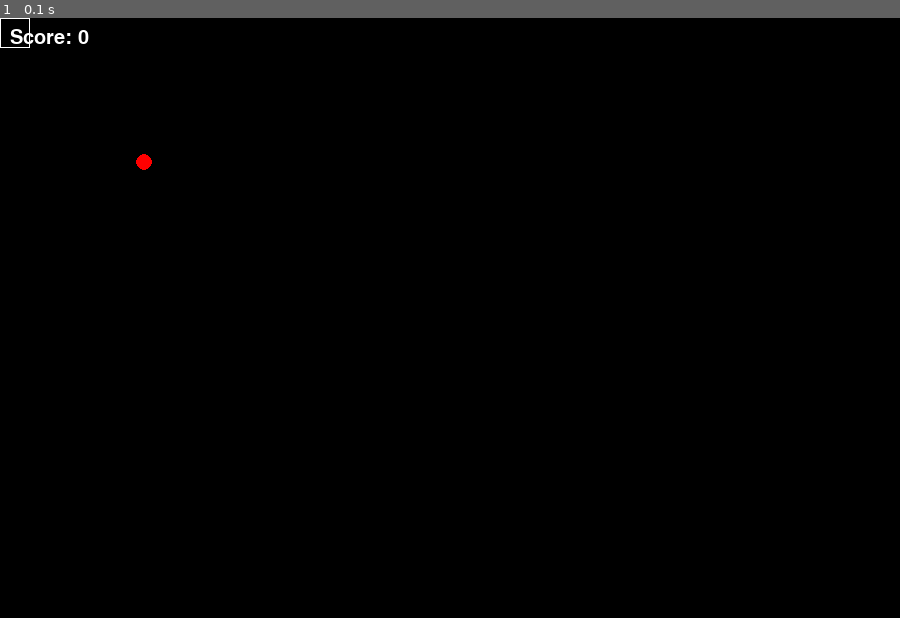
Above: before the commit, frame 1.
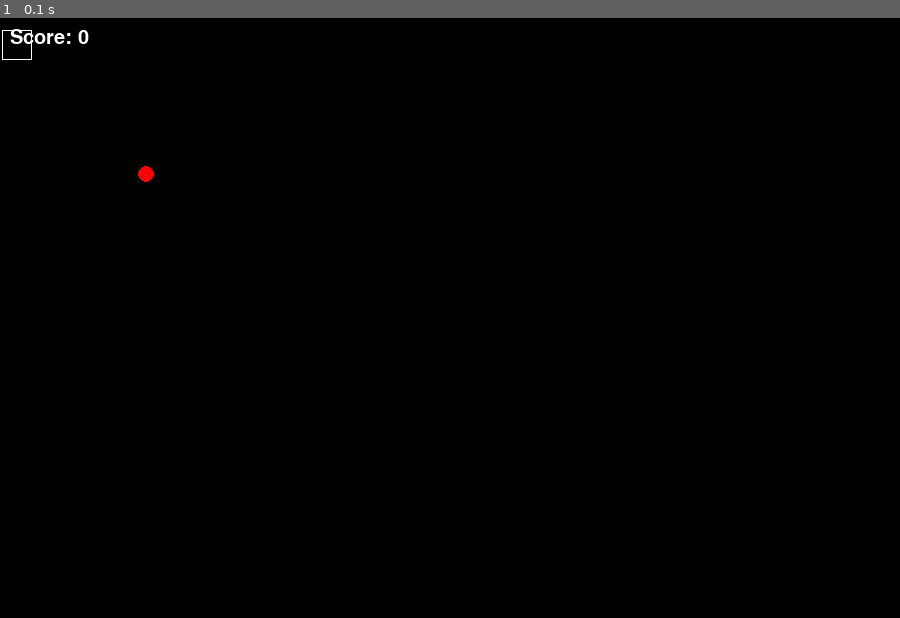
Above: after the commit, the same moment.

Repository: FoRVaiS/3522-assignment-1
Game: pygame game, started from src/cli.py
Two runs of this game, one before a commit and one after it. Both use one fixed random seed, a clock stepped at 60 frames per second and the inputs below.
Inputs:
- Up to frame 1 (0.1 s): no input

The runs differ from the first frame. In frame 1, 0.1% of the frame differs, in the area x 0-18%, y 0-28%.

Commit message:
feat(grid): implement entity grid

Diff:
--- a/src/EventSystem.py
+++ b/src/EventSystem.py
@@ -4,17 +4,18 @@
 
 
 class EventSystem:
-    def __init__(self, world, state) -> None:
+    def __init__(self, world, grid, state) -> None:
         self.world = world
         self.state = state
+        self.grid = grid
 
     def on_eat_food(self, snake, food) -> None:
         self.world.remove_game_object(food)
 
-        x = random.randrange(0, 400, 32)
+        x = random.randrange(0, 400, self.grid.get_cell_size())
 
         # Spawn more food
-        newFood = Food(x, x)
+        newFood = Food(x + self.grid.get_x_offset(), x + self.grid.get_y_offset())
         self.world.add_game_object(newFood)
 
         # Add a segment to the snake
--- a/src/Game.py
+++ b/src/Game.py
@@ -11,6 +11,7 @@
 from PygameEventManager import PygameEventManager
 from Window import Window
 from World import World
+from Grid import Grid
 from UI import UI
 from System import RenderingSystem, KeyboardInputSystem, MovementSystem, AiFollowSystem, CollisionSystem
 from Component import SnakeSpriteComponent, FoodSpriteComponent, TransformComponent, PhysicsBodyComponent, PlayerControllerComponent, AiFollowComponent
@@ -35,6 +36,8 @@
         self.height = height
         self.tickrate = tickrate
 
+        pixels_to_unit = 32
+
         pygame.init()
         self.pg_event_manager = PygameEventManager()
 
@@ -46,12 +49,16 @@
         self.state = GameStateManager()
         self.ui = UI()
 
-        self.world = World(self.state)
+        grid_x = int((width - (width // pixels_to_unit) * pixels_to_unit) / 2)
+        grid_y = int((height - (height // pixels_to_unit) * pixels_to_unit) / 2)
+        self.grid = Grid(grid_x, grid_y, width, height, pixels_to_unit)
+
+        self.world = World(self.grid, self.state)
         self.pg_event_manager.subscribe(pygame.KEYDOWN, lambda event: self.world.reset() if event.key == pygame.K_r else None)
 
         self.rendering_system = RenderingSystem(screen, [[TransformComponent, SnakeSpriteComponent], [TransformComponent, FoodSpriteComponent]])
         self.keyboard_input_system = KeyboardInputSystem(self.pg_event_manager, [[PlayerControllerComponent, PhysicsBodyComponent]])
-        self.movement_system = MovementSystem(32, [[TransformComponent, PhysicsBodyComponent]])
+        self.movement_system = MovementSystem(self.grid, [[TransformComponent, PhysicsBodyComponent]])
         self.collisions_system = CollisionSystem([[PhysicsBodyComponent, TransformComponent]])
 
         self.follow_system = AiFollowSystem([[AiFollowComponent, TransformComponent]])
@@ -76,6 +83,8 @@
         Update the game every tick.
         """
         objects = self.world.get_game_objects()
+
+        self.grid.clear_all()
 
         self.movement_system.process(objects)
         self.follow_system.process(objects)
--- /dev/null
+++ b/src/Grid.py
@@ -0,0 +1,114 @@
+from typing import List, Any, Tuple
+
+
+class Grid:
+    def __init__(self, x: int, y: int, width: int, height: int, size: int):
+        self._x = x
+        self._y = y
+        self._width = width
+        self._height = height
+        self._size = size
+        self._grid = [
+            [
+                None
+                for y in range(height // size)
+            ]
+            for x in range(width // size)
+        ]
+
+    def add_cell(self, x: int, y: int, value: Any) -> None:
+        """
+        Add a value to a cell in the grid.
+
+        :param x: The x position of the cell.
+        :param y: The y position of the cell.
+        :param value: The value to add to the cell.
+        """
+        if x < 0 or x >= self.get_num_cols() or y < 0 or y >= self.get_num_rows():
+            raise IndexError("Cell position out of range.")
+
+        if self._grid[x][y] is None:
+            self._grid[x][y] = []
+        self._grid[x][y].append(value)
+
+    def clear_cell(self, x: int, y: int) -> None:
+        """
+        Clear a cell in the grid.
+
+        :param x: The x position of the cell.
+        :param y: The y position of the cell.
+        """
+        if self._grid[x][y]:
+            self._grid[x][y] = None
+
+    def clear_all(self) -> None:
+        """
+        Clear all cells in the grid.
+        """
+        for x in range(self.get_num_cols()):
+            for y in range(self.get_num_rows()):
+                self.clear_cell(x, y)
+
+    def get_cell(self, x: int, y: int) -> Any:
+        """
+        Get the value of a cell in the grid.
+
+        :param x: The x position of the cell.
+        :param y: The y position of the cell.
+        :return: The value of the cell.
+        """
+        return self._grid[x][y]
+
+    def get_cell_pos(self, x: int, y: int) -> Tuple[int, int]:
+        """
+        Get the x, y position of a cell in the grid.
+        """
+        return x * self._size + self._x, y * self._size + self._y
+
+    def get_num_cols(self) -> int:
+        """
+        Get the number of columns in the grid.
+
+        :return: The number of columns in the grid.
+        """
+        return self._width // self._size
+
+    def get_num_rows(self) -> int:
+        """
+        Get the number of rows in the grid.
+
+        :return: The number of rows in the grid.
+        """
+        return self._height // self._size
+
+    def get_cell_size(self) -> int:
+        """
+        Get the size of a cell in the grid.
+
+        :return: The size of a cell in the grid.
+        """
+        return self._size
+
+    def get_x_offset(self) -> int:
+        """
+        Get the x offset of the grid.
+
+        :return: The x offset of the grid.
+        """
+        return self._x
+
+    def get_y_offset(self) -> int:
+        """
+        Get the y offset of the grid.
+
+        :return: The y offset of the grid.
+        """
+        return self._y
+
+    def get_grid(self) -> List[List[Any]]:
+        """
+        Get the grid.
+
+        :return: The grid.
+        """
+        return self._grid
--- a/src/System.py
+++ b/src/System.py
@@ -6,6 +6,7 @@
 from PygameEventManager import PygameEventManager
 from GameObject import GameObject
 from Component import Component, SnakeSpriteComponent, FoodSpriteComponent, TransformComponent, PhysicsBodyComponent, PlayerControllerComponent, AiFollowComponent
+from Grid import Grid
 
 
 class System(ABC):
@@ -39,9 +40,10 @@
 
 
 class MovementSystem(System):
-    def __init__(self, scale_factor: int, component_lists: List[List[Type[Component]]]):
-        super().__init__(component_lists)
-        self.scale_factor = scale_factor
+    def __init__(self, grid: Grid, component_lists: List[List[Type[Component]]]):
+        super().__init__(component_lists)
+        self.grid = grid
+        self.scale_factor = grid.get_cell_size()
 
     def process(self, game_objects: List[GameObject]) -> None:
         for entity in self._filter_objects(game_objects):
@@ -49,11 +51,16 @@
             physics_body_component = entity.get_component(PhysicsBodyComponent)
 
             if transform_component and physics_body_component:
-                physics_body_component.vel_x = physics_body_component.x_dir * self.scale_factor
-                physics_body_component.vel_y = physics_body_component.y_dir * self.scale_factor
-
-                transform_component.x += physics_body_component.vel_x
-                transform_component.y += physics_body_component.vel_y
+                current_cell_x = int(transform_component.x // self.scale_factor)
+                current_cell_y = int(transform_component.y // self.scale_factor)
+
+                next_cell_x = current_cell_x + physics_body_component.x_dir
+                next_cell_y = current_cell_y + physics_body_component.y_dir
+
+                transform_component.x = next_cell_x * self.scale_factor + self.grid.get_x_offset()
+                transform_component.y = next_cell_y * self.scale_factor + self.grid.get_y_offset()
+
+                self.grid.add_cell(next_cell_x, next_cell_y, entity)
 
 
 class AiFollowSystem(System):
--- a/src/World.py
+++ b/src/World.py
@@ -4,18 +4,20 @@
 from GameObject import GameObject, Snake, Food
 from EventSystem import EventSystem
 from GameStateManager import GameStateManager
+from Grid import Grid
 
 
 class World:
-    def __init__(self, state: GameStateManager) -> None:
+    def __init__(self, grid: Grid, state: GameStateManager) -> None:
         self.game_objects: List[GameObject] = []
         self.state = state
+        self.grid = grid
 
         self.start()
 
     def start(self):
         self.reset_state()
-        event_system = EventSystem(self, self.state)
+        event_system = EventSystem(self, self.grid, self.state)
 
         self.player = Snake(length=0)
         self.player.add_component(PlayerControllerComponent())
